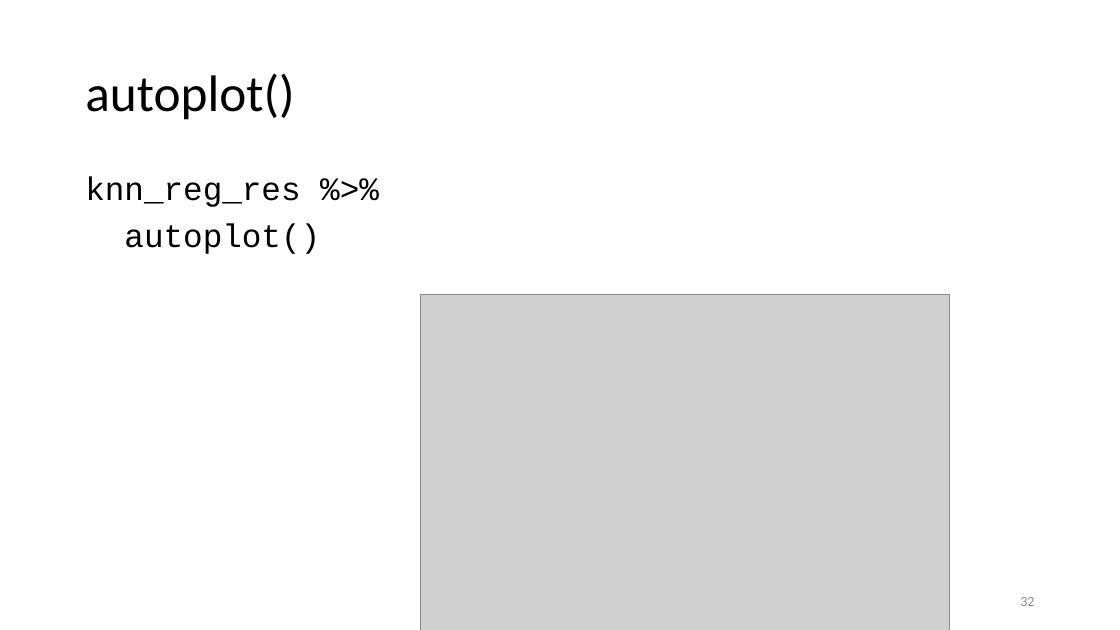
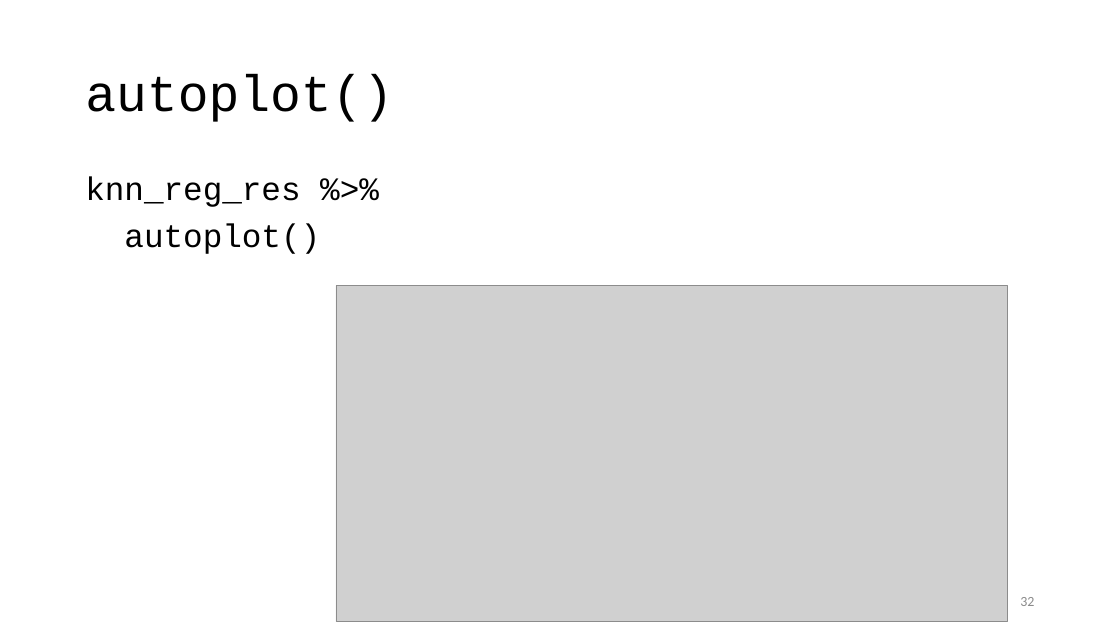
Before and after one commit to karlenaochoa/c4-ml-2020, a slide deck: slide 32 of slides/w6p1-knn/w6p1.pptx. Drawn at 1120x630 pixels with LibreOffice and Linux fonts; fonts in the diff are those of the drawing; grey boxes stand for pictures. Boxes give left, top, right and bottom in pixels: in the first picture for what was removed or moved away, otherwise in the second. Text is boxed around its words. In the diff, an @@ line names an element or a change of style, - is before the commit and + after.

```diff
--- a/slides/w6p1-knn/w6p1.pptx
+++ b/slides/w6p1-knn/w6p1.pptx
@@ title "autoplot()" at [85, 73, 393, 122]: font Calibri to Courier New @@
@@ picture: place and size @@
-picture at [420, 294, 949, 630]
+picture at [336, 286, 1007, 622]
```
Also in this commit, not shown: 19 other slides changed, 3 slides added, 1 other file.
